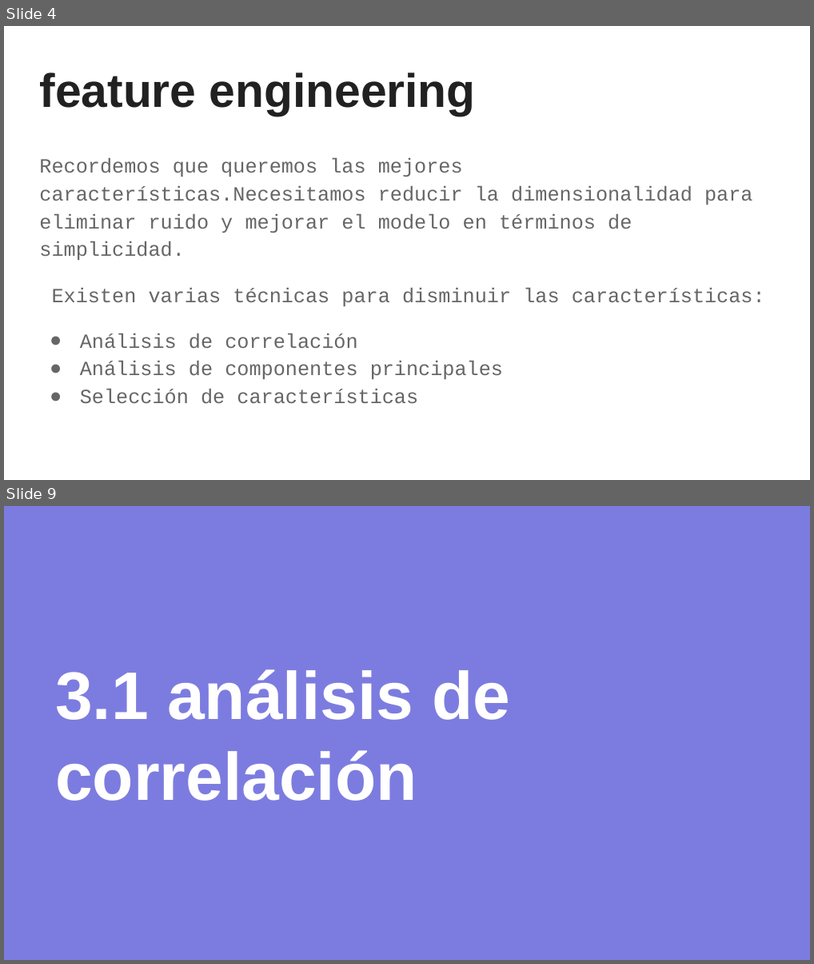
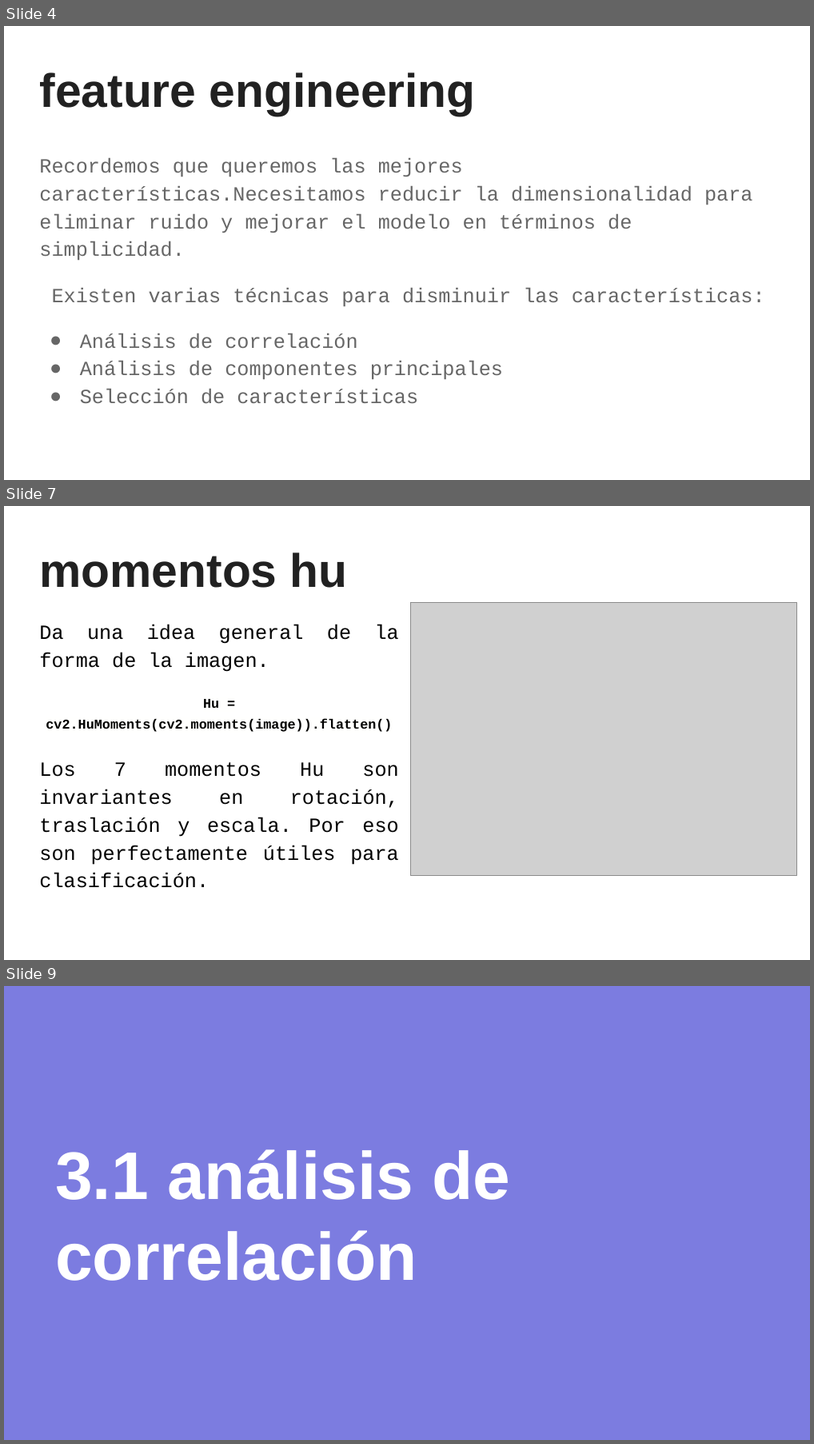
Before and after one commit to sainosmichelle/sainosmichelle.github.io, a slide deck: assets/files/Tema4/4. Selección de características.pptx. Shown one above the other, each under a label of ours: slides 4 and 9 before the commit, slides 4, 7 and 9 after it; the slides between them are not shown. The pictures are 814x964 and 814x1444 pixels, drawn with LibreOffice and Linux fonts; fonts in the diff are those of the drawing; grey boxes stand for pictures. Boxes give left, top, right and bottom in pixels: in the first picture for what was removed or moved away, otherwise in the second. Text is boxed around its words. In the diff, an @@ line names an element or a change of style, - is before the commit and + after.

```diff
--- a/assets/files/Tema4/4. Selección de características.pptx
+++ b/assets/files/Tema4/4. Selección de características.pptx
@@ slide 7 added at (4, 506, 810, 960), background #FFFFFF @@
@@ title added at (39, 552, 348, 588), 42 pt, text #212121, bold @@
+momentos hu
@@ text added at (39, 624, 399, 888), 18 pt, text #000000 @@
+Da una idea general de la forma de la imagen.
+Hu = cv2.HuMoments(cv2.moments(image)).flatten()
+Los 7 momentos Hu son invariantes en rotación, traslación y escala. Por eso son perfectamente útiles para clasificación.
@@ picture added at (411, 603, 798, 876) @@
```
Also in this commit, not shown: 1 slide changed, 2 other slides added, 7 slides removed, 6 other files.
